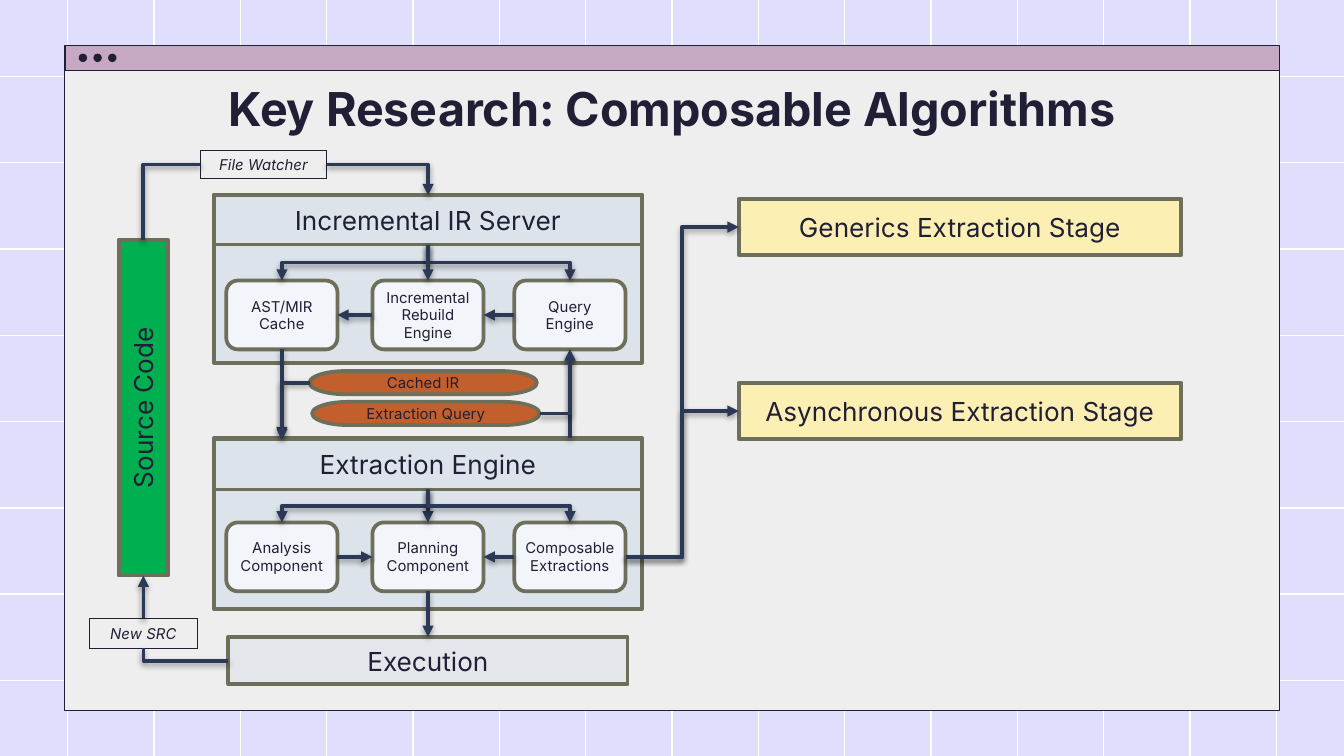
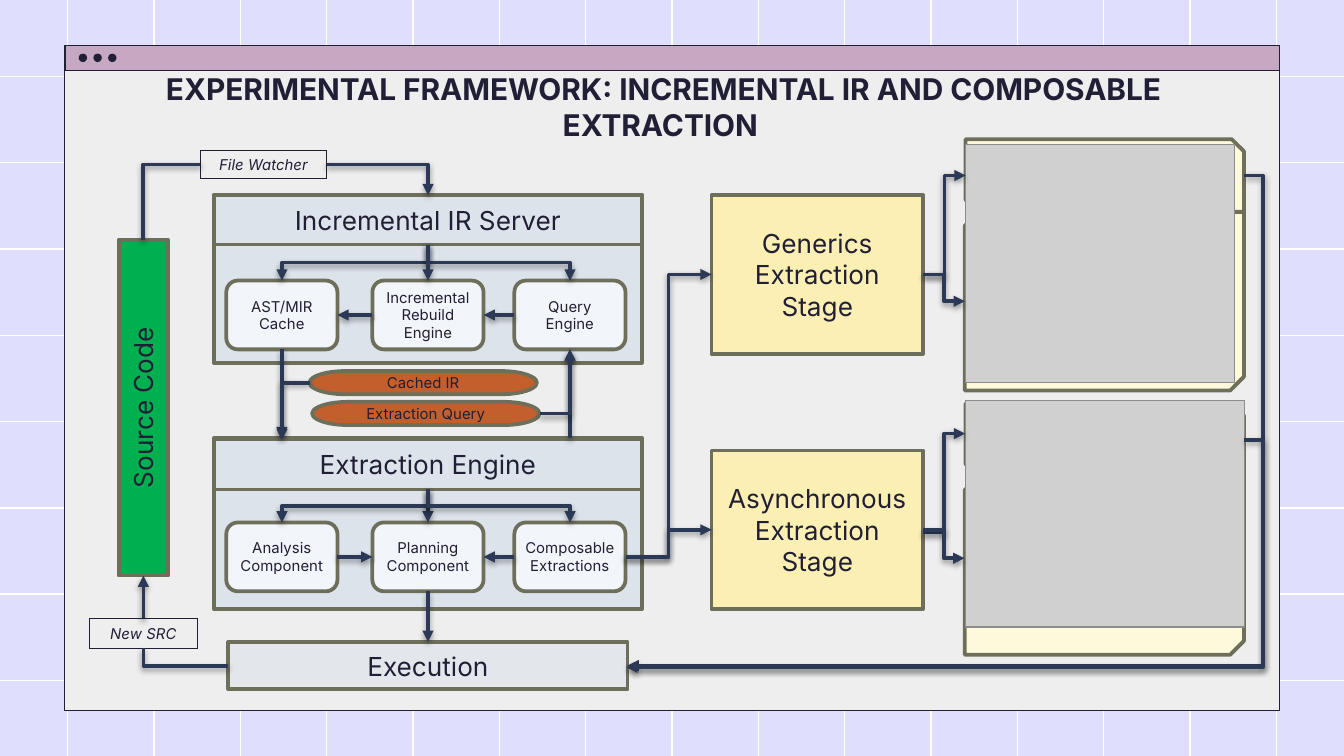
Before and after one commit to RuleBrittonica/3712_Rust_Research_Project, a slide deck: slide 13 of reports/seminar/seminar_presentation.pptx. Drawn at 1344x756 pixels with LibreOffice and Linux fonts; fonts in the diff are those of the drawing; grey boxes stand for pictures. Boxes give left, top, right and bottom in pixels: in the first picture for what was removed or moved away, otherwise in the second. Text is boxed around its words. In the diff, an @@ line names an element or a change of style, - is before the commit and + after.

Commit message:
3 Slides to go!

```diff
--- a/reports/seminar/seminar_presentation.pptx
+++ b/reports/seminar/seminar_presentation.pptx
@@ title at [166, 78, 1161, 137]: text changed; size 25 to 16 pt @@
-Key Research: Composable Algorithms
+EXPERIMENTAL FRAMEWORK: INCREMENTAL IR AND COMPOSABLE EXTRACTION
@@ snip diag rect added at [965, 140, 1243, 212], fill #FFF9DC, outline #6F705C 2 pt @@
@@ picture added at [965, 144, 1234, 382] @@
@@ elbow arrow added from (1245, 176) to (628, 665), #2B3856 2 pt @@
@@ elbow arrow added from (923, 274) to (965, 176), #2B3856 2 pt @@
@@ rectangle "Generics Extraction Stage": place and size @@
-rectangle "Generics Extraction Stage" at [739, 199, 1181, 255]
+rectangle "Generics Extraction Stage" at [711, 195, 922, 353]
@@ snip diag rect added at [964, 212, 1244, 390], fill #FFF9DC, outline #6F705C 2 pt @@
@@ elbow arrow moved from (625, 556) - (739, 227) to (625, 556) - (711, 274) @@
@@ elbow arrow added from (923, 274) to (965, 301), #2B3856 2 pt @@
@@ snip diag rect added at [965, 403, 1243, 476], fill #FFF9DC, outline #6F705C 2 pt @@
@@ picture added at [965, 401, 1245, 628] @@
@@ elbow arrow added from (1245, 439) to (626, 668), #2B3856 2 pt @@
@@ elbow arrow added from (923, 532) to (965, 434), #2B3856 2 pt @@
@@ rectangle "Asynchronous Extraction Stage": place and size @@
-rectangle "Asynchronous Extraction Stage" at [739, 383, 1181, 439]
+rectangle "Asynchronous Extraction Stage" at [711, 450, 922, 609]
@@ snip diag rect added at [964, 476, 1244, 655], fill #FFF9DC, outline #6F705C 2 pt @@
@@ elbow arrow moved from (625, 556) - (739, 411) to (625, 556) - (711, 530) @@
@@ elbow arrow added from (923, 530) to (965, 558), #2B3856 2 pt @@
@@ arrow moved from (427, 591) - (427, 637) to (427, 591) - (427, 642) @@
@@ elbow line moved from (228, 661) - (144, 648) to (228, 665) - (144, 648) @@
@@ rectangle "Execution": place and size @@
-rectangle "Execution" at [228, 637, 628, 684]
+rectangle "Execution" at [228, 642, 628, 689]
```
Also in this commit, not shown: 4 other slides changed, 2 other files.
